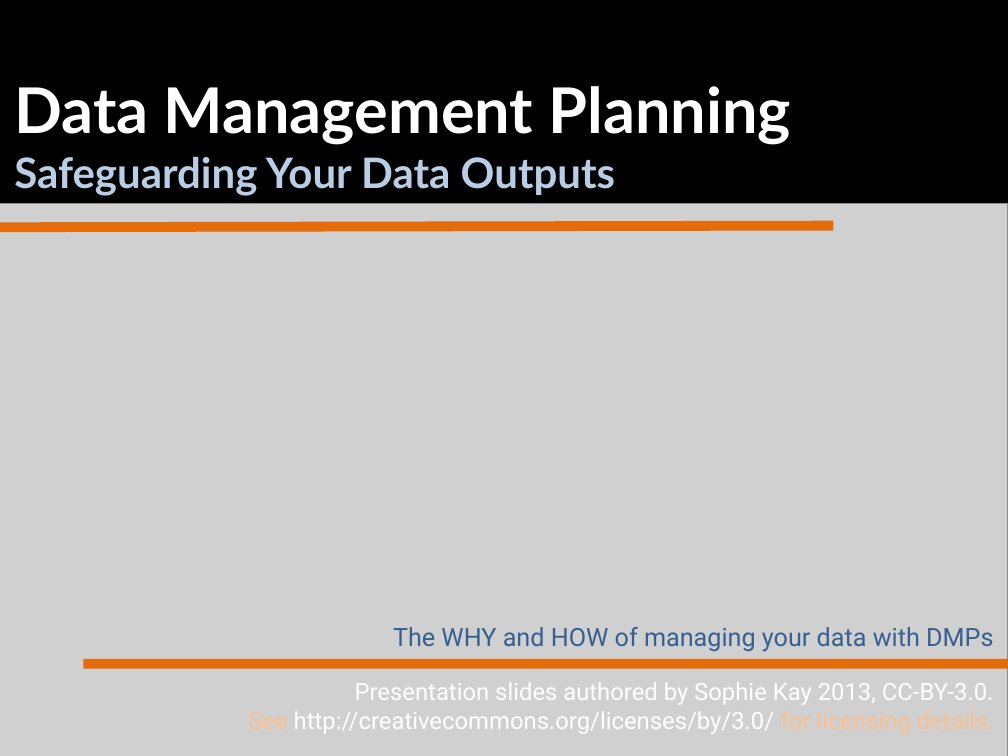
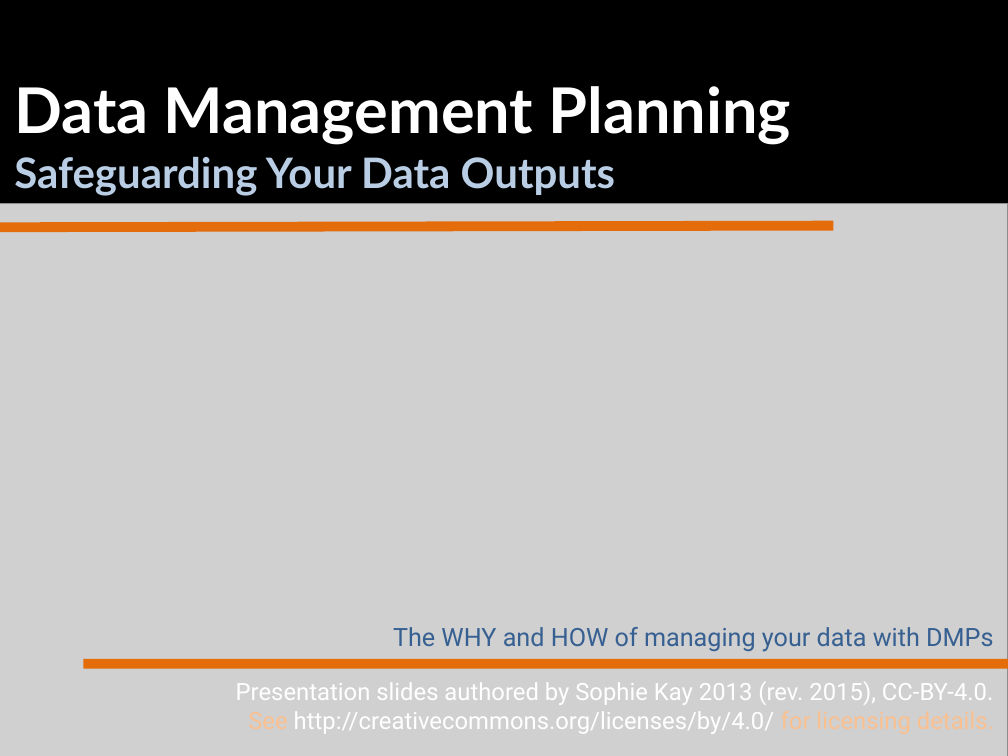
Before and after one commit to StilettoFiend/OpenScienceTraining, a slide deck: slide 1 of Supplementaries/Supp2-DMPs.odp. Drawn at 1008x756 pixels with LibreOffice and Linux fonts; fonts in the diff are those of the drawing; grey boxes stand for pictures. Boxes give left, top, right and bottom in pixels: in the first picture for what was removed or moved away, otherwise in the second. Text is boxed around its words. In the diff, an @@ line names an element or a change of style, - is before the commit and + after.

```diff
--- a/Supplementaries/Supp2-DMPs.odp
+++ b/Supplementaries/Supp2-DMPs.odp
@@ text at (236, 682, 993, 734): text changed @@
-Presentation slides authored by Sophie Kay 2013, CC-BY-3.0.
-See http://creativecommons.org/licenses/by/3.0/ for licensing details.
+Presentation slides authored by Sophie Kay 2013 (rev. 2015), CC-BY-4.0.
+See http://creativecommons.org/licenses/by/4.0/ for licensing details.
```
Also in this commit, not shown: 3 other files.
